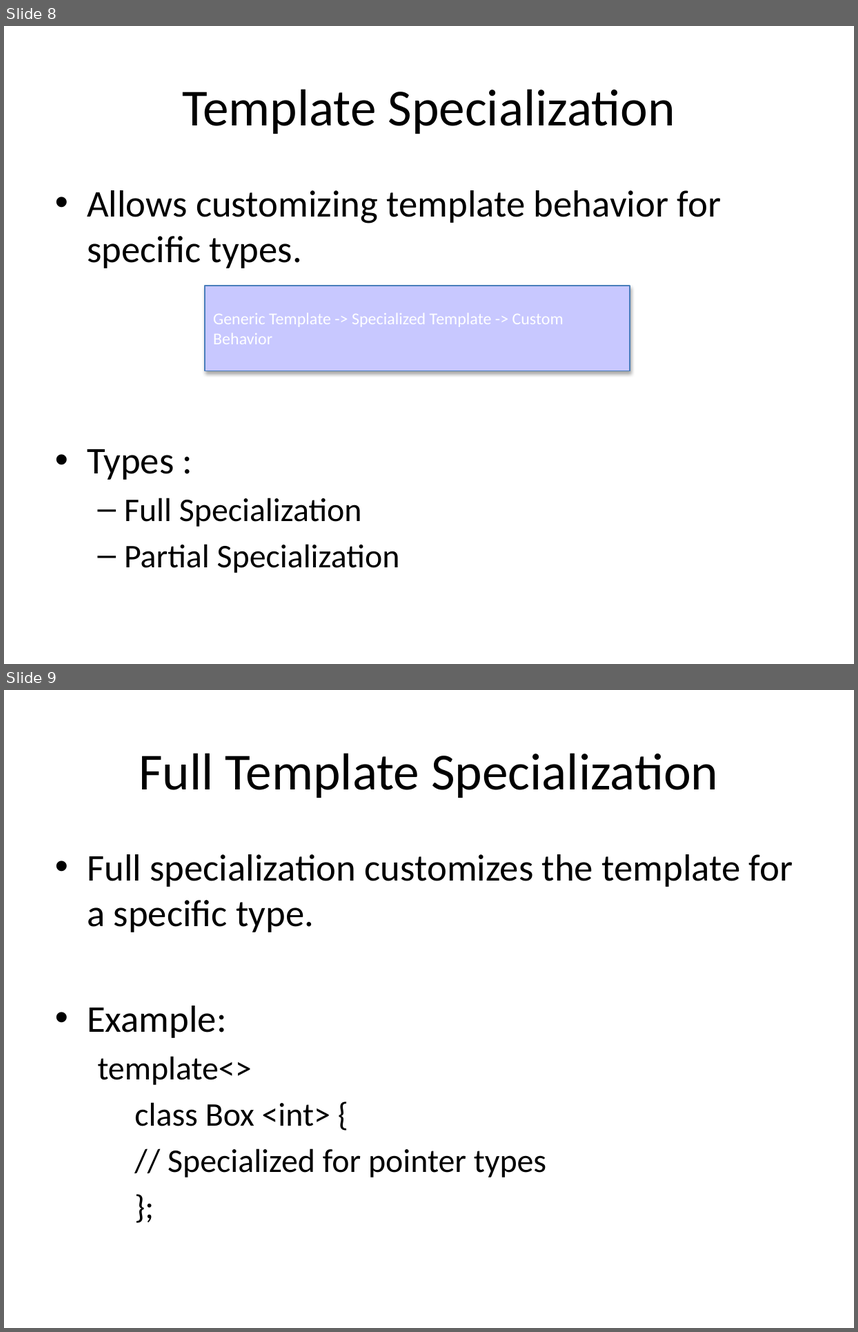
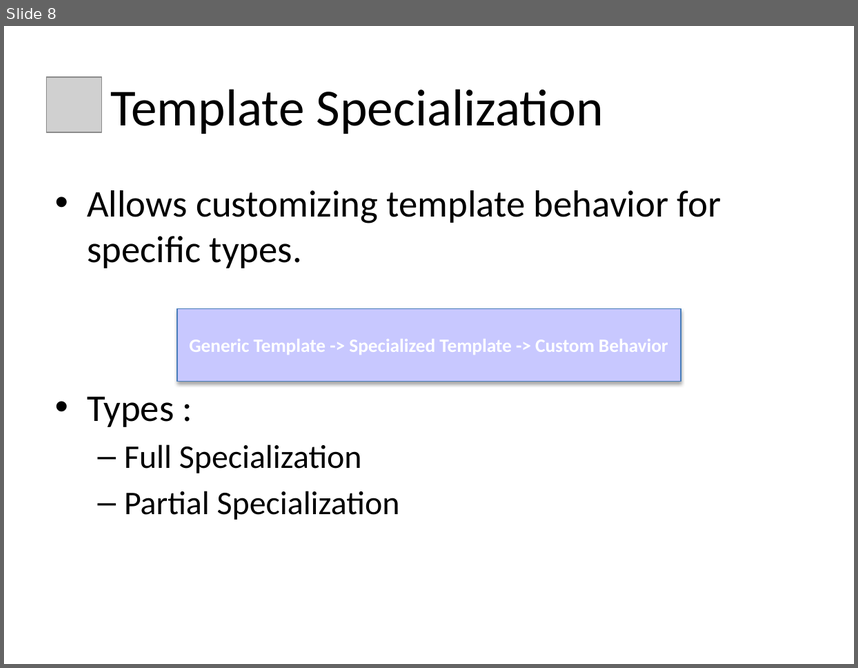
Before and after one commit to Ramjilal4You/CPP_Advanced, a slide deck: Templates/cpp_templates_with_diagrams.pptx. Shown one above the other, each under a label of ours: slides 8 and 9 before the commit, slide 8 after it. The pictures are 858x1332 and 858x668 pixels, drawn with LibreOffice and Linux fonts; fonts in the diff are those of the drawing; grey boxes stand for pictures; background and template pictures are left out. Boxes give left, top, right and bottom in pixels: in the first picture for what was removed or moved away, otherwise in the second. Text is boxed around its words. In the diff, an @@ line names an element or a change of style, - is before the commit and + after.

```diff
--- a/Templates/cpp_templates_with_diagrams.pptx
+++ b/Templates/cpp_templates_with_diagrams.pptx
@@ slide 9 removed at (4,690,854,1328), background #FFFFFF @@
@@ title removed at (139,753,718,798) @@
-Full Template Specialization
@@ text removed at (87,854,793,1177) @@
-• Full specialization customizes the template for a specific type.
-• Example:
-  template<>
-  class Box <int> {
-  // Specialized for pointer types
-  };
@@ slide 8 changed as well @@
@@ title "Template Specialization": place and size @@
-title "Template Specialization" at (182,89,675,134)
+title "Template Specialization" at (110,89,604,134)
@@ title "Template Specialization" at (110,89,604,134): alignment centre to left @@
@@ picture added at (47,77,102,132) @@
@@ text "Allows customizing template behavior for ..." rewrapped from (87,190,721,572) to (87,190,721,519) @@
@@ rectangle "Generic Template -> Specialized Template ...": place and size @@
-rectangle "Generic Template -> Specialized Template ..." at (205,285,630,370)
+rectangle "Generic Template -> Specialized Template ..." at (177,308,681,381)
@@ rectangle "Generic Template -> Specialized Template ..." at (177,308,681,381): size 14 to 16 pt, bold on; alignment left to centre @@
```
Also in this commit, not shown: 13 other slides changed, 1 other slide removed, 40 other files.
